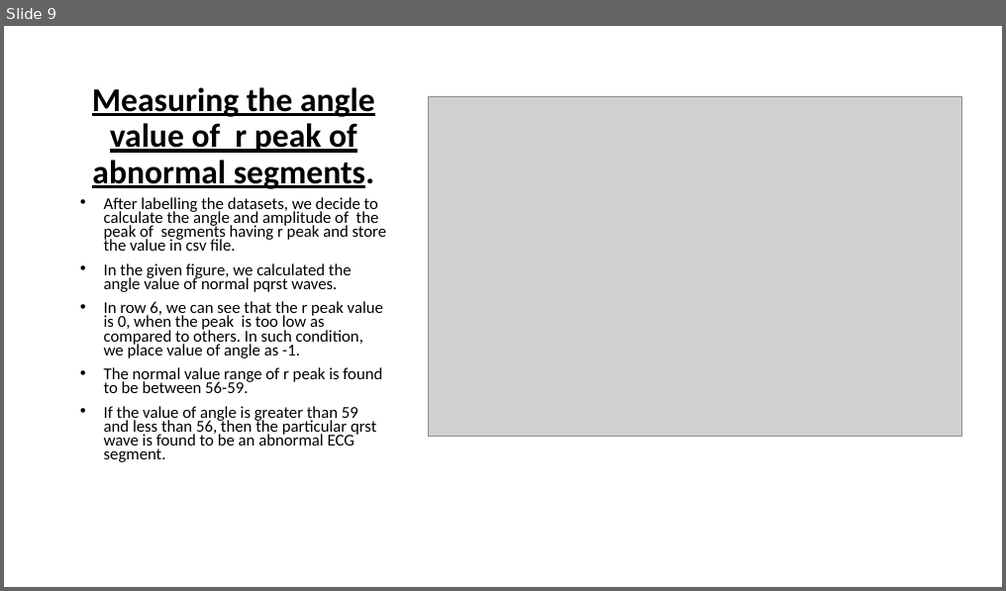
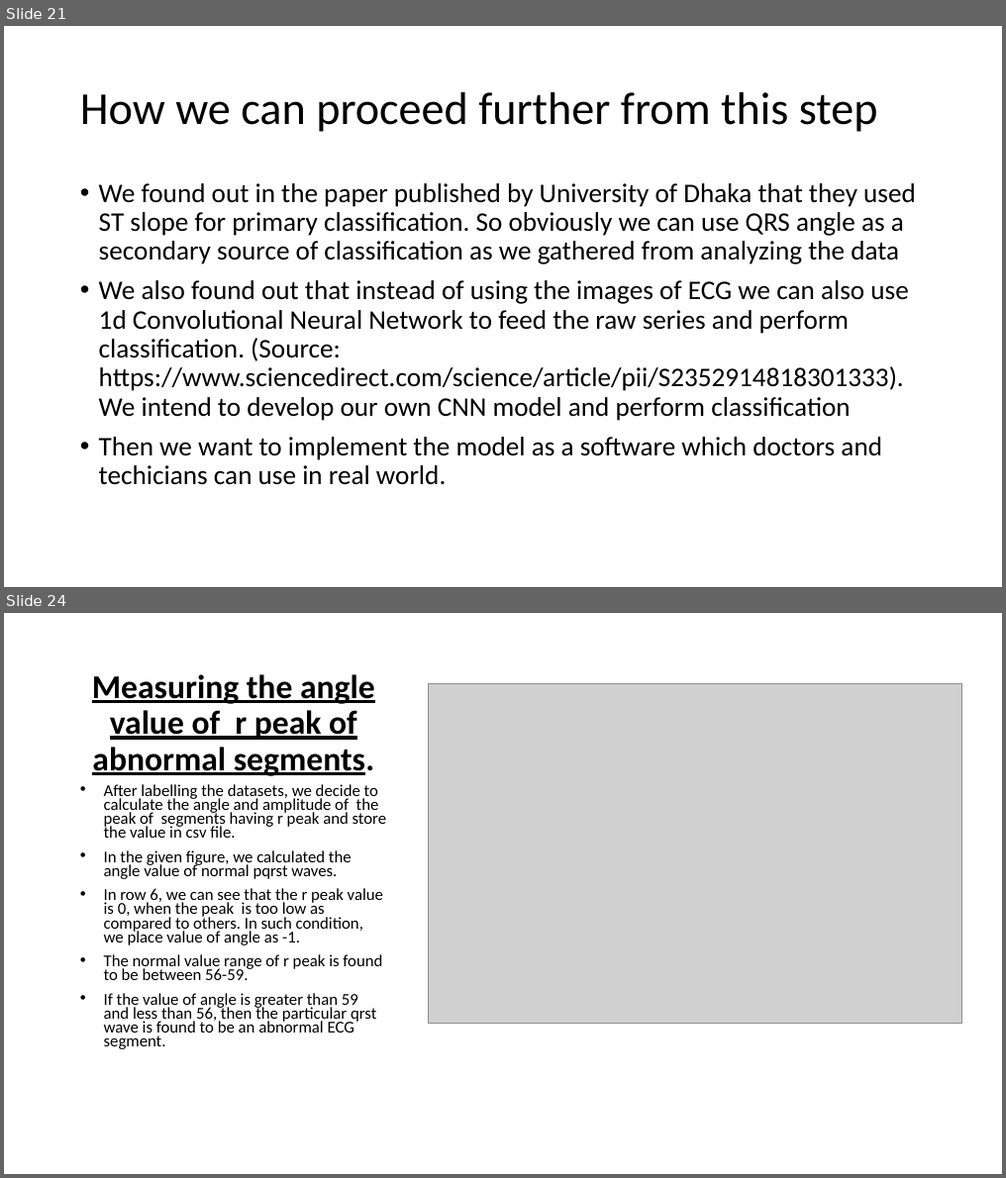
Before and after one commit to SubrataSarkar32/myocardial-ischaemia-detect, a slide deck: 8thsem_ECG signal for mycardial ischaemia and build solution to classify ECG.pptx. Shown one above the other, each under a label of ours: slide 9 before the commit, slides 21 and 24 after it; the slides between them are not shown. The pictures are 1006x591 and 1006x1178 pixels, drawn with LibreOffice and Linux fonts; fonts in the diff are those of the drawing; grey boxes stand for pictures. Boxes give left, top, right and bottom in pixels: in the first picture for what was removed or moved away, otherwise in the second. Text is boxed around its words. In the diff, an @@ line names an element or a change of style, - is before the commit and + after.

```diff
--- a/8thsem_ECG signal for mycardial ischaemia and build solution to classify ECG.pptx
+++ b/8thsem_ECG signal for mycardial ischaemia and build solution to classify ECG.pptx
@@ slide 21 added at (4,26,1002,587), background #FFFFFF @@
@@ title added at (80,92,878,132), 44 pt, text #000000 @@
+How we can proceed further from this step
@@ text added at (99,183,916,485), 25.9 pt, text #000000 @@
+• We found out in the paper published by University of Dhaka that they used ST slope for primary classification. So obviously we can use QRS angle as a secondary source of classification as we gathered from analyzing the data
+• We also found out that instead of using the images of ECG we can also use 1d Convolutional Neural Network to feed the raw series and perform classification. (Source: https://www.sciencedirect.com/science/article/pii/S2352914818301333). We intend to develop our own CNN model and perform classification
+• Then we want to implement the model as a software which doctors and techicians can use in real world.
@@ what was slide 9 is now slide 24 @@
```
Also in this commit, not shown: 11 slides changed, 14 other slides added, 5 other files.
